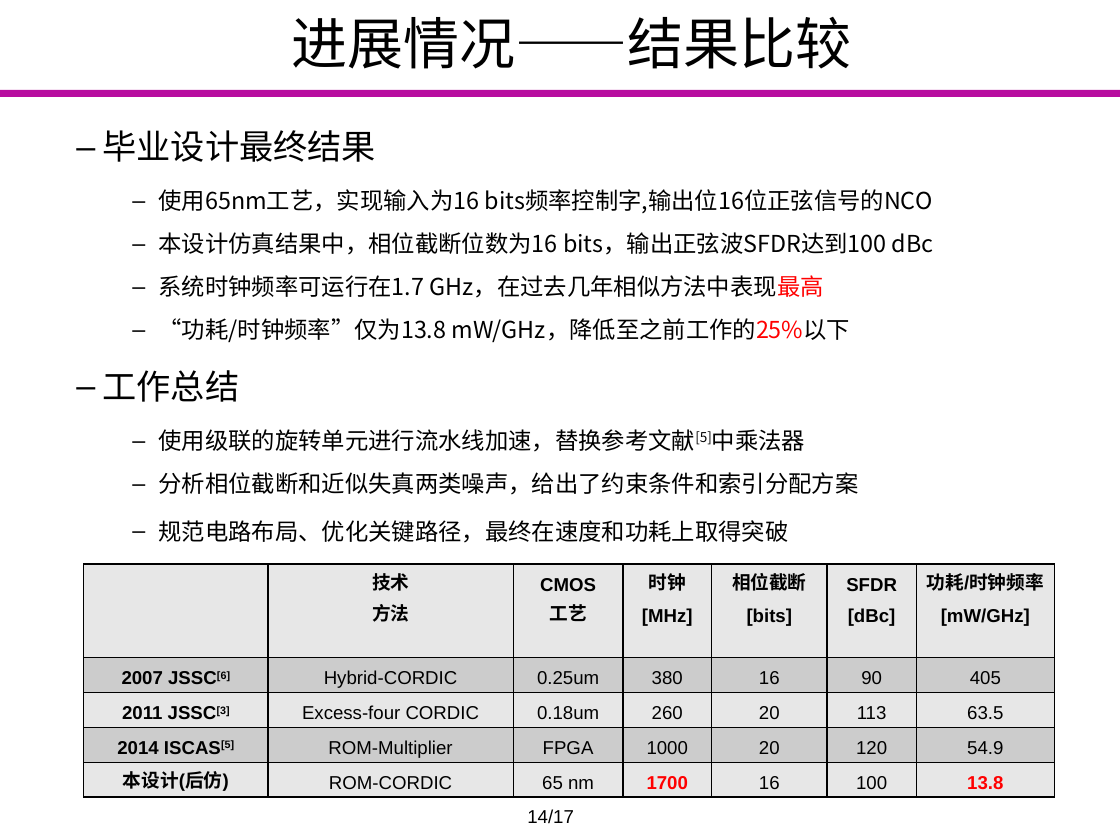
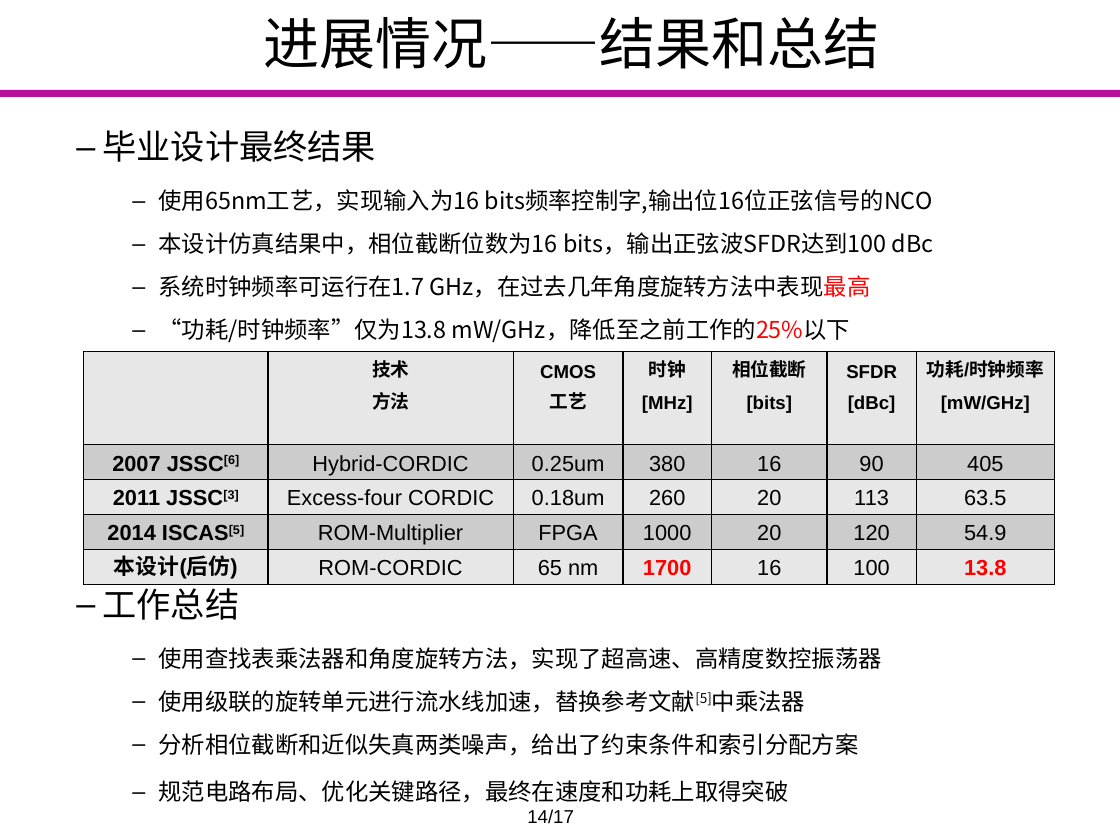
Before and after one commit to Markov2016/lunwen, a slide deck: slide 14 of dabian/杨一雄_毕业设计答辩_v2.0.pptx. Drawn at 1120x840 pixels with LibreOffice and Linux fonts; fonts in the diff are those of the drawing; background and template pictures are left out. Boxes give left, top, right and bottom in pixels: in the first picture for what was removed or moved away, otherwise in the second. Text is boxed around its words. In the diff, an @@ line names an element or a change of style, - is before the commit and + after.

```diff
--- a/dabian/杨一雄_毕业设计答辩_v2.0.pptx
+++ b/dabian/杨一雄_毕业设计答辩_v2.0.pptx
@@ title at (x1=264, y1=17, x2=880, y2=69): text changed; font Arial to Noto Sans CJK SC @@
-  进展情况——结果比较
+  进展情况——结果和总结
@@ text at (x1=159, y1=275, x2=871, y2=298): text changed @@
-    – 系统时钟频率可运行在1.7 GHz，在过去几年相似方法中表现最高
+    – 系统时钟频率可运行在1.7 GHz，在过去几年角度旋转方法中表现最高
@@ table at (x1=84, y1=352, x2=1056, y2=583) @@
@@ size 12 to 14 pt in "2007 JSSC[6]", "Hybrid-CORDIC", "0.25um", "380" and 24 more places @@
@@ table moved from (x1=84, y1=564, x2=1056, y2=795) to (x1=84, y1=352, x2=1056, y2=583) @@
@@ text at (x1=103, y1=370, x2=859, y2=543): paragraphs removed @@
-  – 工作总结
-    – 使用级联的旋转单元进行流水线加速，替换参考文献[5]中乘法器
-    – 分析相位截断和近似失真两类噪声，给出了约束条件和索引分配方案
-    – 规范电路布局、优化关键路径，最终在速度和功耗上取得突破
@@ text added at (x1=103, y1=584, x2=882, y2=803), 15 pt, text #000000 @@
+  – 工作总结
+    – 使用查找表乘法器和角度旋转方法，实现了超高速、高精度数控振荡器
+    – 使用级联的旋转单元进行流水线加速，替换参考文献[5]中乘法器
+    – 分析相位截断和近似失真两类噪声，给出了约束条件和索引分配方案
+    – 规范电路布局、优化关键路径，最终在速度和功耗上取得突破
```
Also in this commit, not shown: 10 other slides changed, 1 other file.
